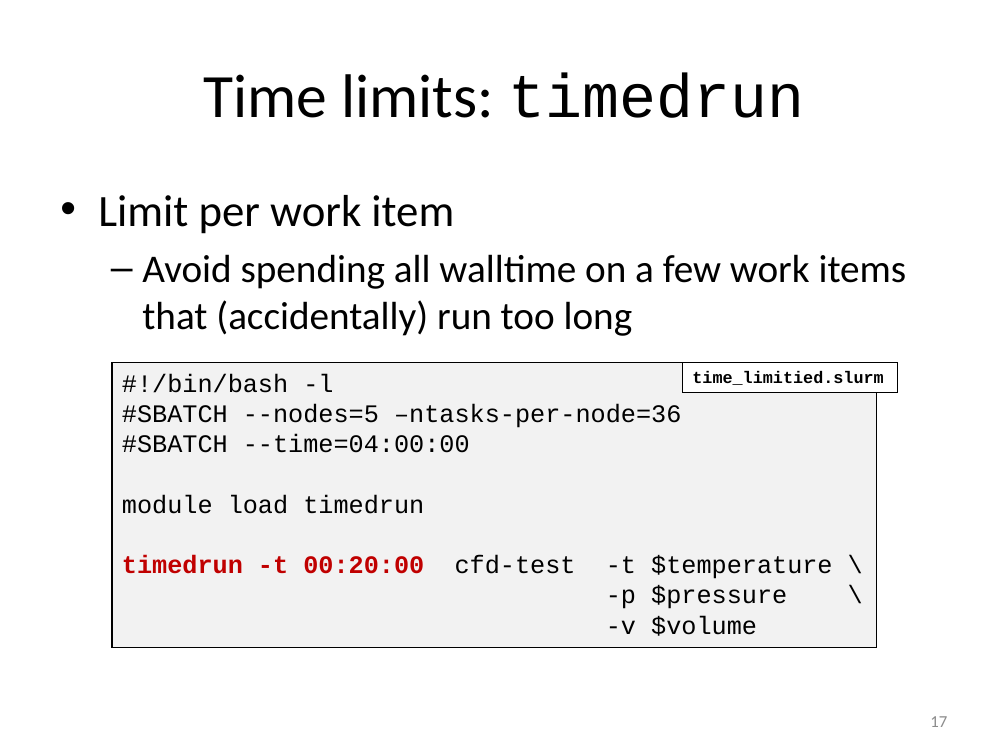
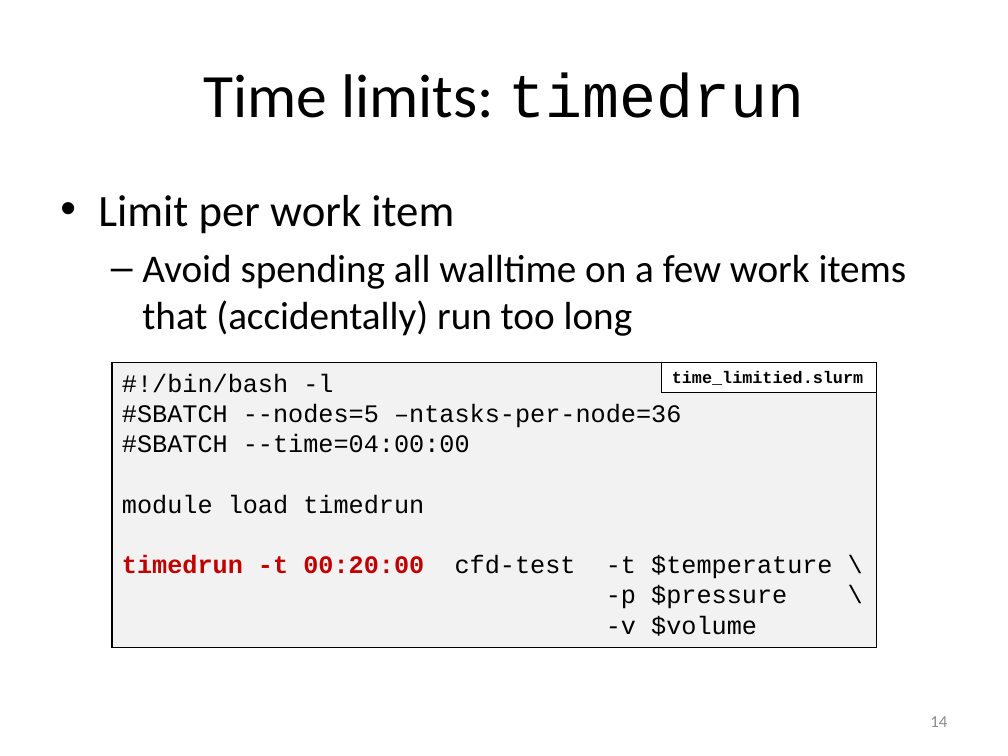
Before and after one commit to gjbex/worker-and-atools, a slide deck: slide 14 of worker_atools.pptx (slide 17 before the commit). Drawn at 1008x756 pixels with LibreOffice and Linux fonts; fonts in the diff are those of the drawing. Boxes give left, top, right and bottom in pixels: in the first picture for what was removed or moved away, otherwise in the second. Text is boxed around its words. In the diff, an @@ line names an element or a change of style, - is before the commit and + after.

```diff
--- a/worker_atools.pptx
+++ b/worker_atools.pptx
@@ rectangle "time_limitied.slurm": place and size @@
-rectangle "time_limitied.slurm" at (682, 362, 897, 392)
+rectangle "time_limitied.slurm" at (662, 362, 877, 392)
@@ page number at (930, 716, 947, 727): text changed @@
-17
+14
```
Also in this commit, not shown: 10 other slides changed, 3 slides removed.
